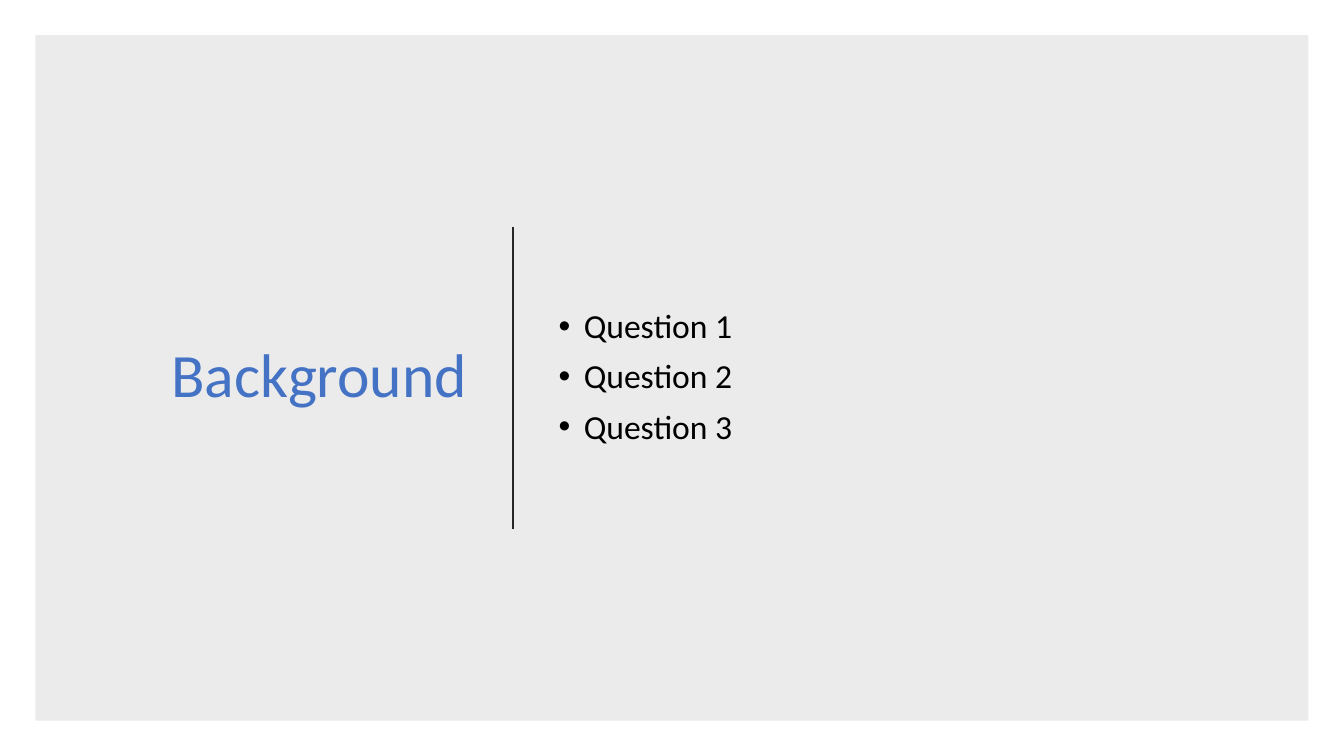
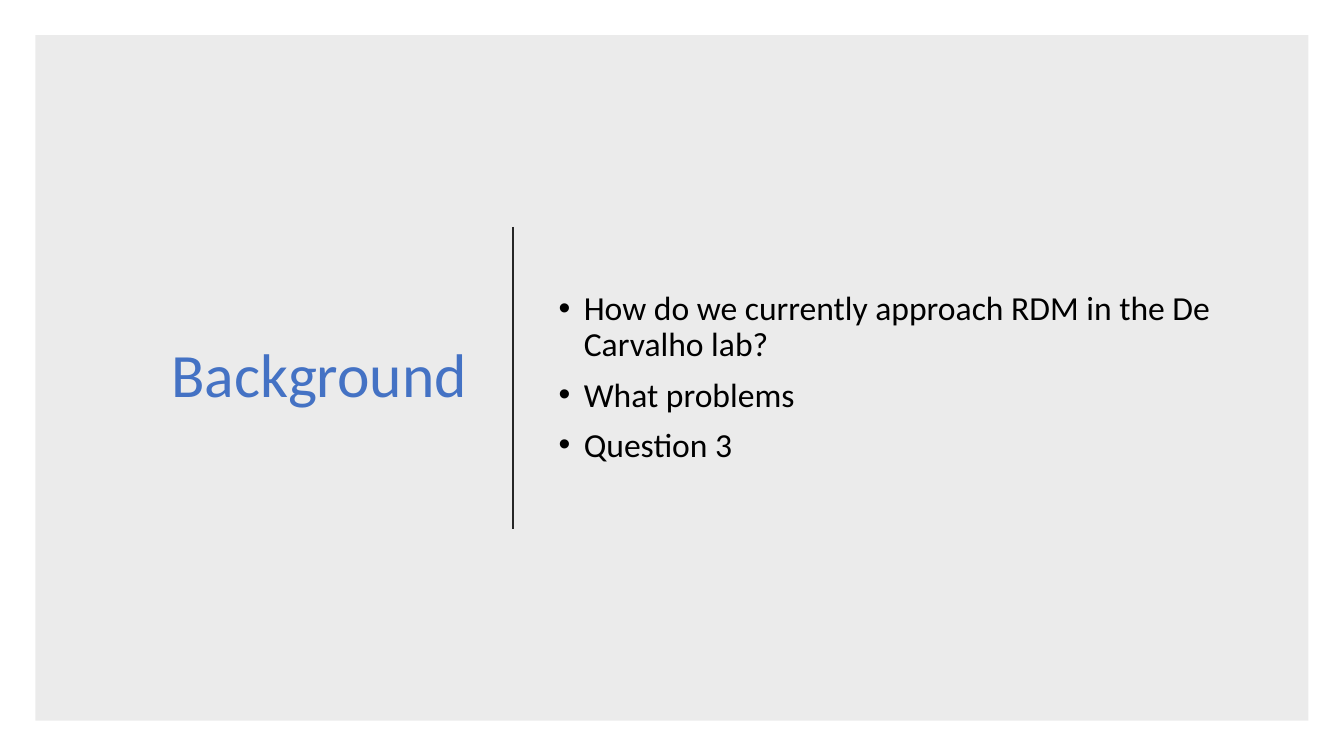
Before and after one commit to de-carvalho-lab/2019_06_Bell_RDMWorkingGroup, a slide deck: slide 2 of docs/Presentation_template.pptx. Drawn at 1344x756 pixels with LibreOffice and Linux fonts; fonts in the diff are those of the drawing. Boxes give left, top, right and bottom in pixels: in the first picture for what was removed or moved away, otherwise in the second. Text is boxed around its words. In the diff, an @@ line names an element or a change of style, - is before the commit and + after.

```diff
--- a/docs/Presentation_template.pptx
+++ b/docs/Presentation_template.pptx
@@ text at [584,296,1209,413]: text changed @@
-• Question 1
-• Question 2
+• How do we currently approach RDM in the De Carvalho lab?
+• What problems
```
Also in this commit, not shown: 1 other slide changed, 1 slide added, 14 other files.
